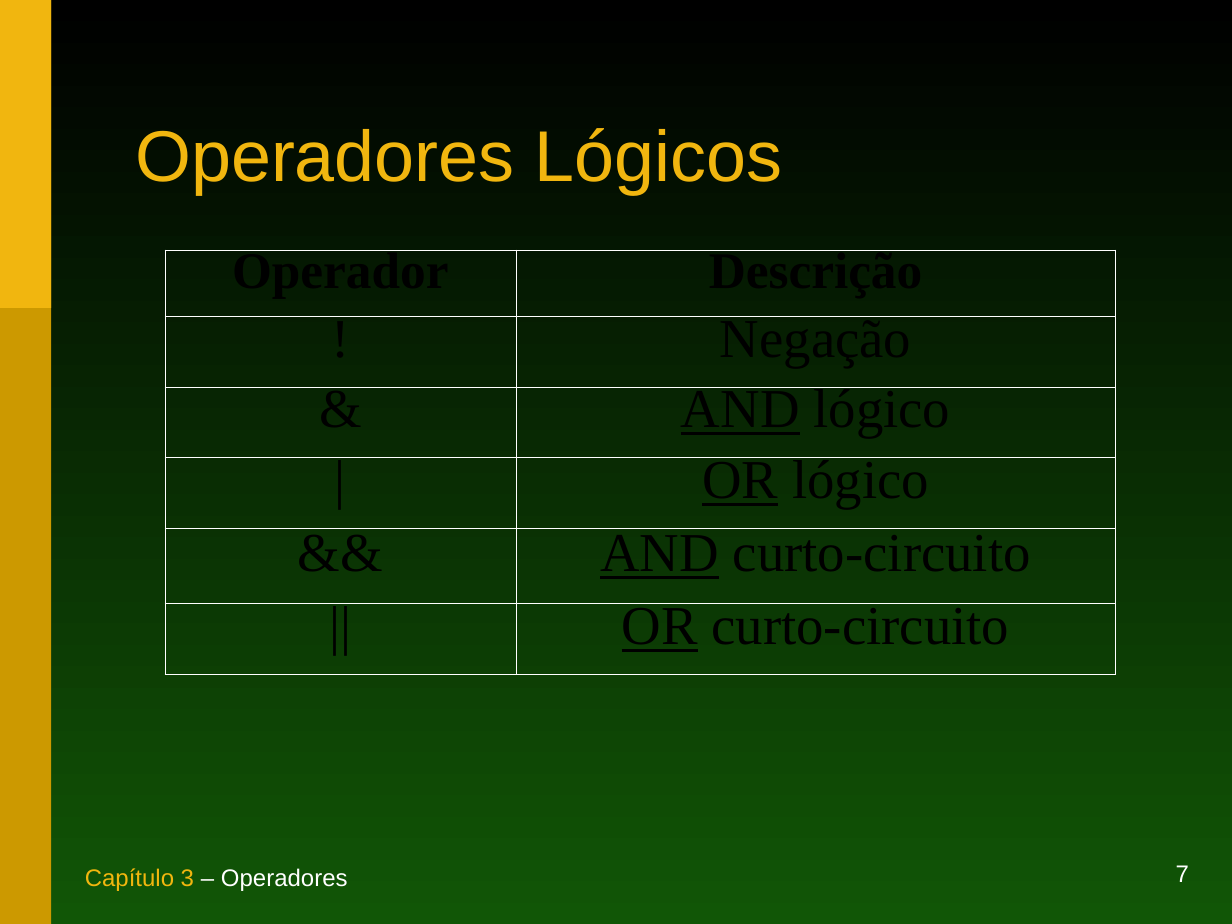
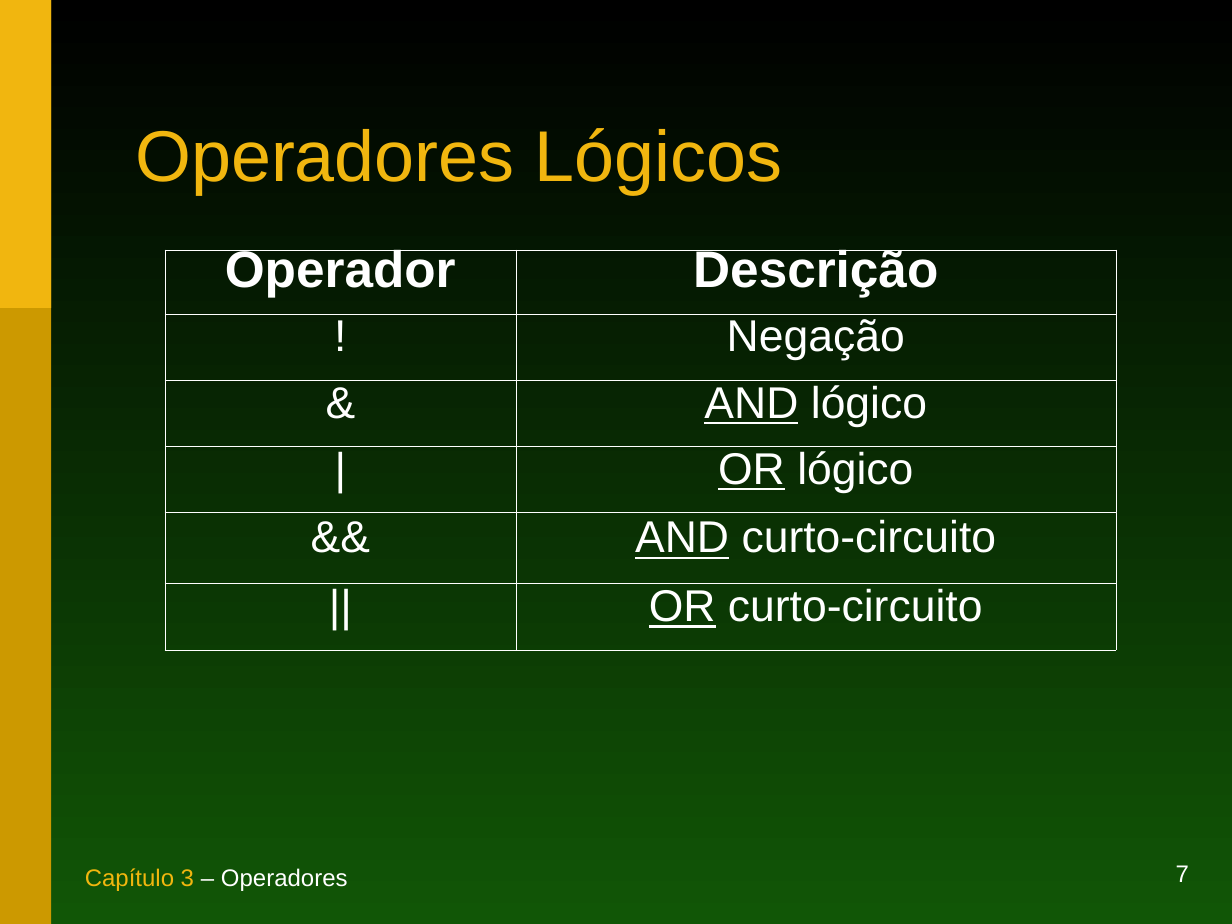
Before and after one commit to duchesqui/slzvieira-training, a slide deck: slide 7 of 1-Java-Programmer-Modulo-I/03.Capitulo03.ppt. Drawn at 1232x924 pixels with LibreOffice and Linux fonts; fonts in the diff are those of the drawing. Boxes give left, top, right and bottom in pixels: in the first picture for what was removed or moved away, otherwise in the second. Text is boxed around its words. In the diff, an @@ line names an element or a change of style, - is before the commit and + after.

```diff
--- a/1-Java-Programmer-Modulo-I/03.Capitulo03.ppt
+++ b/1-Java-Programmer-Modulo-I/03.Capitulo03.ppt
@@ table at (165,250,1116,650) @@
@@ font Times New Roman to Arial, text colour #000000 to #FFFFFF @@
@@ size 32 to 26 pt in "!", "Negação", "&", "AND lógico" and 6 more places @@
```
Also in this commit, not shown: 8 other slides changed, 2 other files.
